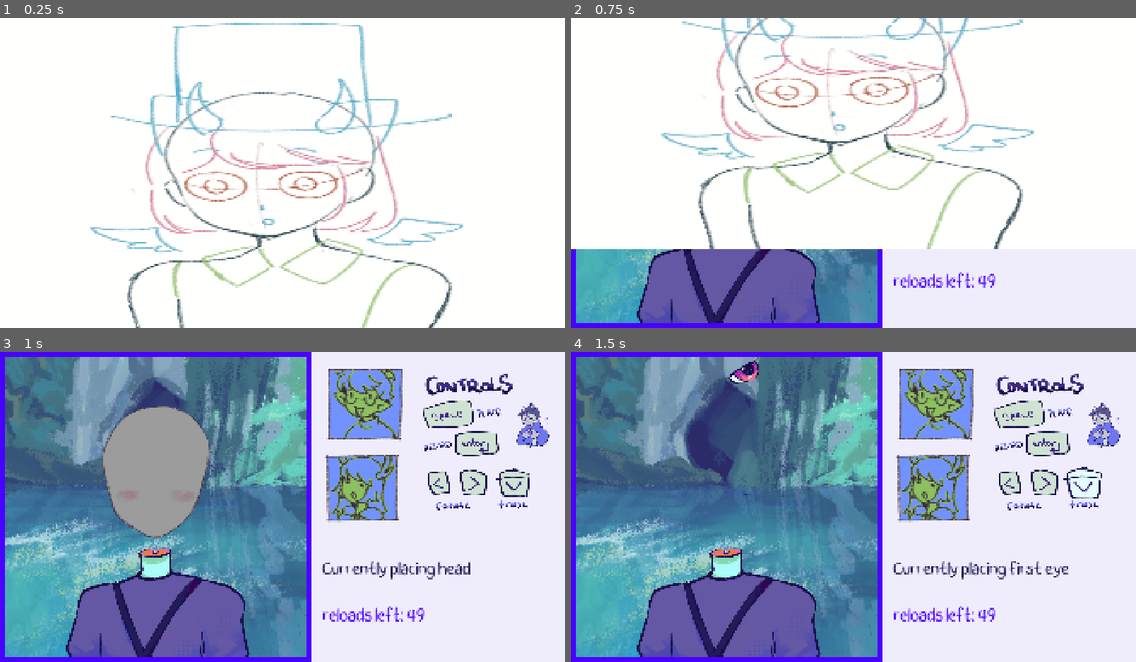
Above: before the commit, frames 1-4 (two rows, left to right).
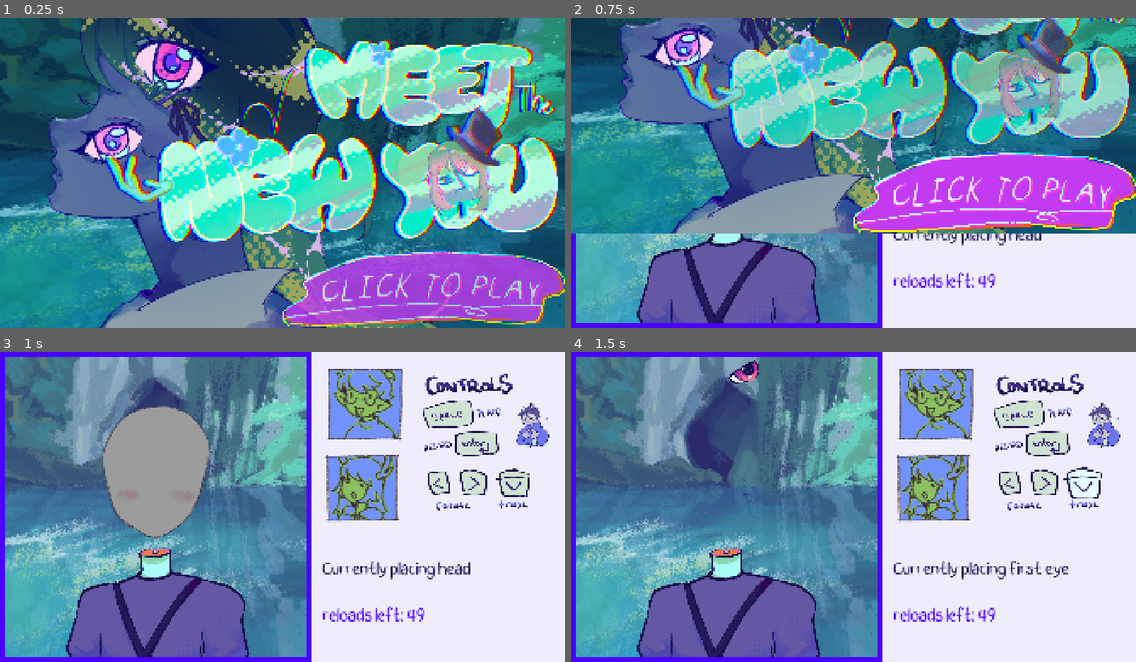
Above: after the commit, the same moments.

Repository: Herbeon/haven-toronto-game
Game: Godot game, scene res://game.tscn
The game is run twice, just before and just after one commit, with the same random seed, the same clock (stepped at 60 frames per second) and the same inputs.
Inputs (mouse positions are in pixels of both pictures, inside the frame that each line leads up to):
- Up to frame 1 (0.25 s): no input
- Up to frame 2 (0.75 s): tap Enter (reload) at 0.5 s; move the mouse to (977, 157) at 0.52 s; hold Up from 0.53 s (still down); tap Q (newgame) at 0.6 s; click (977, 157) at 0.67 s
- Up to frame 3 (1 s): keep holding Up
- Up to frame 4 (1.5 s): move the mouse to (740, 522) at 1.27 s; release Up at 1.28 s; hold Down (trashbin) from 1.28 s (still down); tap Left (rotate_ccwise) at 1.35 s

The runs differ from the first frame. In frame 1, 100% of the frame differs, in the area x 0-100%, y 0-100%; in frame 2, 72%; in frame 3, nothing differs; in frame 4, nothing differs.

Commit message:
title screen update

Diff:
--- a/havenBounceBack/game.tscn
+++ b/havenBounceBack/game.tscn
@@ -3,17 +3,22 @@
 [ext_resource type="Texture2D" uid="uid://d4b8sey340oqa" path="res://backgrounds/porple thing.png" id="1_e2o6t"]
 [ext_resource type="Script" uid="uid://hijeq1pt7gji" path="res://game.gd" id="1_fc0e3"]
 [ext_resource type="FontFile" uid="uid://0tenstpyqr73" path="res://CoriFont.ttf" id="2_e8heu"]
+[ext_resource type="Texture2D" uid="uid://cajrw6ryob4c7" path="res://images and character assets/COVER.png" id="2_klri6"]
 [ext_resource type="Texture2D" uid="uid://b5opp0fwf7diw" path="res://images and character assets/demo/Template.png" id="2_xfvwf"]
 [ext_resource type="Script" uid="uid://gas08x5ysysv" path="res://title_screen.gd" id="3_dhpj7"]
 [ext_resource type="PackedScene" uid="uid://djicpc76ou862" path="res://head.tscn" id="4_7jktm"]
+[ext_resource type="Texture2D" uid="uid://dgwa41yijgn1r" path="res://images and character assets/CLICK UPDATED.png" id="4_edr7y"]
 [ext_resource type="PackedScene" uid="uid://dpfcb61p4xb8e" path="res://torso.tscn" id="4_ryrav"]
 [ext_resource type="Texture2D" uid="uid://u0ltr3xuybna" path="res://images and character assets/Bg.png" id="4_x5p1p"]
 [ext_resource type="Script" uid="uid://3i7oe4mldhu7" path="res://controls_explained.gd" id="5_7sc4i"]
+[ext_resource type="Texture2D" uid="uid://153lsynfw7wf" path="res://images and character assets/TITLE UPDATED.png" id="5_kq12w"]
+[ext_resource type="Texture2D" uid="uid://c5326qwksn0yl" path="res://images and character assets/TITLE UPDATED2.png" id="5_m28ev"]
 [ext_resource type="Texture2D" uid="uid://d0jh86kvc2fsn" path="res://backgrounds/controls2.png" id="5_x5p1p"]
 [ext_resource type="Texture2D" uid="uid://d3dmu0vh273mj" path="res://backgrounds/spacepressed.png" id="6_80cx4"]
 [ext_resource type="Texture2D" uid="uid://r44uqnma4mm" path="res://backgrounds/enterpressed.png" id="7_e8heu"]
 [ext_resource type="PackedScene" uid="uid://crvkgv3gvwurq" path="res://ear_1.tscn" id="7_eow3j"]
 [ext_resource type="PackedScene" uid="uid://ccxtt8gld1bal" path="res://eye_1.tscn" id="7_j5wjh"]
+[ext_resource type="Texture2D" uid="uid://gjg36up4j4y6" path="res://images and character assets/CLICK UPDATED3.png" id="7_t46w6"]
 [ext_resource type="PackedScene" uid="uid://ccu8645egrb3x" path="res://ear_2.tscn" id="7_vef74"]
 [ext_resource type="Texture2D" uid="uid://ct4allsyaoqpj" path="res://images and character assets/Rxn 1.png" id="7_xa8c5"]
 [ext_resource type="Texture2D" uid="uid://bkoh5b0faixkj" path="res://images and character assets/Rxn 2.png" id="8_5b14r"]
@@ -41,6 +46,57 @@
 [ext_resource type="AudioStream" uid="uid://b5ka7i2oc65do" path="res://audio/beep.wav" id="36_l1i01"]
 [ext_resource type="AudioStream" uid="uid://dg7sc4g7nm55m" path="res://audio/blorp.wav" id="37_r62pu"]
 
+[sub_resource type="SpriteFrames" id="SpriteFrames_8m7pp"]
+animations = [{
+"frames": [{
+"duration": 1.0,
+"texture": ExtResource("2_klri6")
+}],
+"loop": 1,
+"name": &"default",
+"speed": 5.0
+}]
+
+[sub_resource type="SpriteFrames" id="SpriteFrames_3p08f"]
+animations = [{
+"frames": [{
+"duration": 1.0,
+"texture": ExtResource("5_m28ev")
+}, {
+"duration": 1.0,
+"texture": ExtResource("5_kq12w")
+}, {
+"duration": 1.0,
+"texture": ExtResource("5_kq12w")
+}, {
+"duration": 1.0,
+"texture": ExtResource("5_m28ev")
+}],
+"loop": 1,
+"name": &"default",
+"speed": 4.0
+}]
+
+[sub_resource type="SpriteFrames" id="SpriteFrames_yhcvf"]
+animations = [{
+"frames": [{
+"duration": 1.0,
+"texture": ExtResource("4_edr7y")
+}, {
+"duration": 1.0,
+"texture": ExtResource("7_t46w6")
+}, {
+"duration": 1.0,
+"texture": ExtResource("7_t46w6")
+}, {
+"duration": 1.0,
+"texture": ExtResource("4_edr7y")
+}],
+"loop": 1,
+"name": &"default",
+"speed": 4.0
+}]
+
 [sub_resource type="LabelSettings" id="LabelSettings_m6jhr"]
 font = ExtResource("2_e8heu")
 font_size = 50
@@ -97,12 +153,30 @@
 [node name="game" type="Node2D" unique_id=1374351353]
 script = ExtResource("1_fc0e3")
 
-[node name="title_screen" type="Sprite2D" parent="." unique_id=819712015]
+[node name="title_screen" type="AnimatedSprite2D" parent="." unique_id=683742295]
 z_index = 40
-position = Vector2(969.5, 539.5)
-scale = Vector2(1.9228516, 1.1123047)
-texture = ExtResource("2_xfvwf")
+position = Vector2(960, 528)
+sprite_frames = SubResource("SpriteFrames_8m7pp")
 script = ExtResource("3_dhpj7")
+
+[node name="titlewords2" type="AnimatedSprite2D" parent="title_screen" unique_id=1426411777]
+position = Vector2(126.66669, -19.047607)
+scale = Vector2(0.8418111, 0.8418111)
+sprite_frames = SubResource("SpriteFrames_3p08f")
+frame_progress = 0.80840415
+
+[node name="clicktoplayit" type="AnimatedSprite2D" parent="title_screen" unique_id=2137745869]
+position = Vector2(207.95233, 100.52377)
+scale = Vector2(0.8210228, 0.8210228)
+sprite_frames = SubResource("SpriteFrames_yhcvf")
+frame_progress = 0.82584816
+
+[node name="title_screen3" type="Sprite2D" parent="." unique_id=819712015]
+visible = false
+z_index = 40
+position = Vector2(981.99994, 537.99994)
+scale = Vector2(1.05, 1.05)
+texture = ExtResource("2_klri6")
 
 [node name="title_screen2" type="TextureRect" parent="." unique_id=437923891]
 visible = false
--- /dev/null
+++ b/havenBounceBack/parallaxtitletest.tscn
@@ -0,0 +1,16 @@
+[gd_scene format=3 uid="uid://bcrmmlyey002"]
+
+[ext_resource type="Texture2D" uid="uid://cajrw6ryob4c7" path="res://images and character assets/COVER.png" id="1_4nwvs"]
+
+[node name="parallaxtitletest" type="Node2D" unique_id=188540779]
+
+[node name="back" type="Parallax2D" parent="." unique_id=1179083335]
+
+[node name="TextureRect" type="TextureRect" parent="back" unique_id=298690010]
+offset_left = -119.0
+offset_top = -205.0
+offset_right = 1801.0
+offset_bottom = 851.0
+texture = ExtResource("1_4nwvs")
+
+[node name="Parallax2D2" type="Parallax2D" parent="." unique_id=211628081]
--- a/havenBounceBack/title_screen.gd
+++ b/havenBounceBack/title_screen.gd
@@ -1,4 +1,4 @@
-extends Sprite2D
+extends AnimatedSprite2D
 
 signal game_started
 
@@ -6,12 +6,15 @@
 
 var whee = false
 # Called when the node enters the scene tree for the first time.
+
 func _ready() -> void:
+	$clicktoplayit.play("default")
+	$titlewords2.play("default")
 	pass # Replace with function body.
-
 
 # Called every frame. 'delta' is the elapsed time since the previous frame.
 func _process(delta: float) -> void:
+
 	if(game_got_started):
 		pass
 	if(whee):
Not shown, added: havenBounceBack/images and character assets/CLICK UPDATED.png.import
Binary file added: havenBounceBack/images and character assets/CLICK UPDATED15.png
Not shown, added: havenBounceBack/images and character assets/CLICK UPDATED15.png.import
Binary file added: havenBounceBack/images and character assets/CLICK UPDATED2.png
Not shown, added: havenBounceBack/images and character assets/CLICK UPDATED2.png.import
Binary file added: havenBounceBack/images and character assets/CLICK UPDATED3.png
Not shown, changed: havenBounceBack/images and character assets/CLICK UPDATED3.png.import
Not shown, added: havenBounceBack/images and character assets/TITLE UPDATED.png.import
Binary file added: havenBounceBack/images and character assets/TITLE UPDATED2.png
Not shown, changed: havenBounceBack/images and character assets/TITLE UPDATED2.png.import
Not shown, added: havenBounceBack/images and character assets/CLICK UPDATED.png~
Not shown, added: havenBounceBack/images and character assets/CLICK UPDATED2.png~
(and 1 more such lines)
